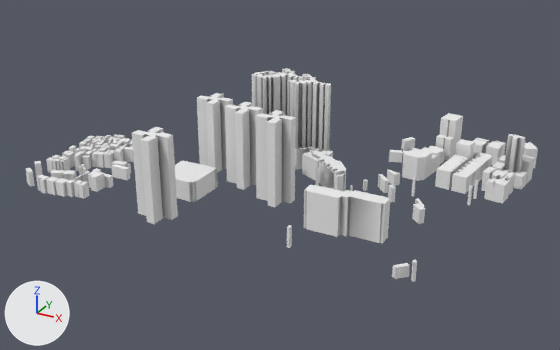
Two versions of the glTF model data/buildings/7/57/108.glb, one commit apart.
Both versions are drawn from a 50 mm camera at (446.0, -810.0, 401.0) aimed at (11.0, -19.0, 6.0). The lights are fixed; the arrows at lower left show +X, +Y and +Z. Vertices at the same position are counted once.

Before the edit, the objects in view are built like this:
```python
me_mesh_0 = bpy.data.meshes.new('Mesh_0')
me_mesh_0.from_pydata(...)  # 2993 vertices, 4451 faces; spans x -280.0..290.0, y -194.0..198.0, z -4.0..114.0
me_mesh_0.materials.append(mat_material_0)
# before: 0 (270.0, 196.0, 26.0) at pixel (528, 142), 2988 (243.0, -172.0, 22.0) at pixel (413, 261), 2990 (241.0, -170.0, 22.0) at pixel (412, 260), 2992 (243.0, -167.0, 22.0) at pixel (415, 259)
ob_mesh_0 = bpy.data.objects.new('Mesh_0', me_mesh_0)
ob_mesh_0.location = (0.0, 0.0, 0.0)
```
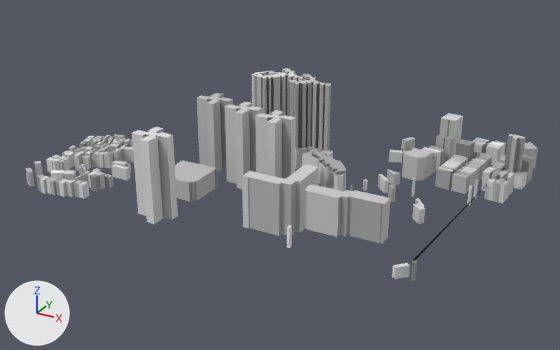
Location of each change, (x1, y1, x2, y2) in pixels of the pictures (560 x 350 px; the box of a moved part takes in the faces that stretch with it):
part 1 of me_mesh_0, moved or reshaped (not visible before)
    after: (413, 163, 508, 260)
part 2 of me_mesh_0, built on
    before: (316, 167, 319, 186)
    after: (242, 164, 319, 236)
part 3 of me_mesh_0, recoloured
    both: (26, 68, 538, 282)

The change, as a list of edits to the scene's bpy script:
```text
Change me_mesh_0:
    used by ob_mesh_0; location = (0.0, 0.0, 0.0)
    verts and faces of me_mesh_0; kept vertices keep their numbers, new ones are numbered from 2993
    remove me_mesh_0.from_pydata(...)  # 2993 vertices, 4451 faces; spans x -280.0..290.0, y -194.0..198.0, z -4.0..114.0
    add me_mesh_0.from_pydata(...)  # 3017 vertices, 4487 faces; spans x -280.0..290.0, y -194.0..198.0, z -4.0..114.0
    me_mesh_0 part 1
    add delete_faces([(2988, 2992, 2990)])
    add faces += [(0, 2988, 2992, 2990)]
    me_mesh_0 part 2
    2 vertices are removed from x 99.0, y -96.0, z -1.0..61.0
    4 faces are deleted
    13 vertices are added at x 37.0..99.0, y -152.0..-89.0, z -1.0
    13 new vertices lie (0.0, 0.0, 62.0) away from vertices in x 37.0..99.0, y -152.0..-89.0, z -1.0
    40 new faces join them
    me_mesh_0 part 3: 4431 kept faces spanning x -280.0..290.0, y -194.0..198.0, z -4.0..114.0 get new vertex colours
```
